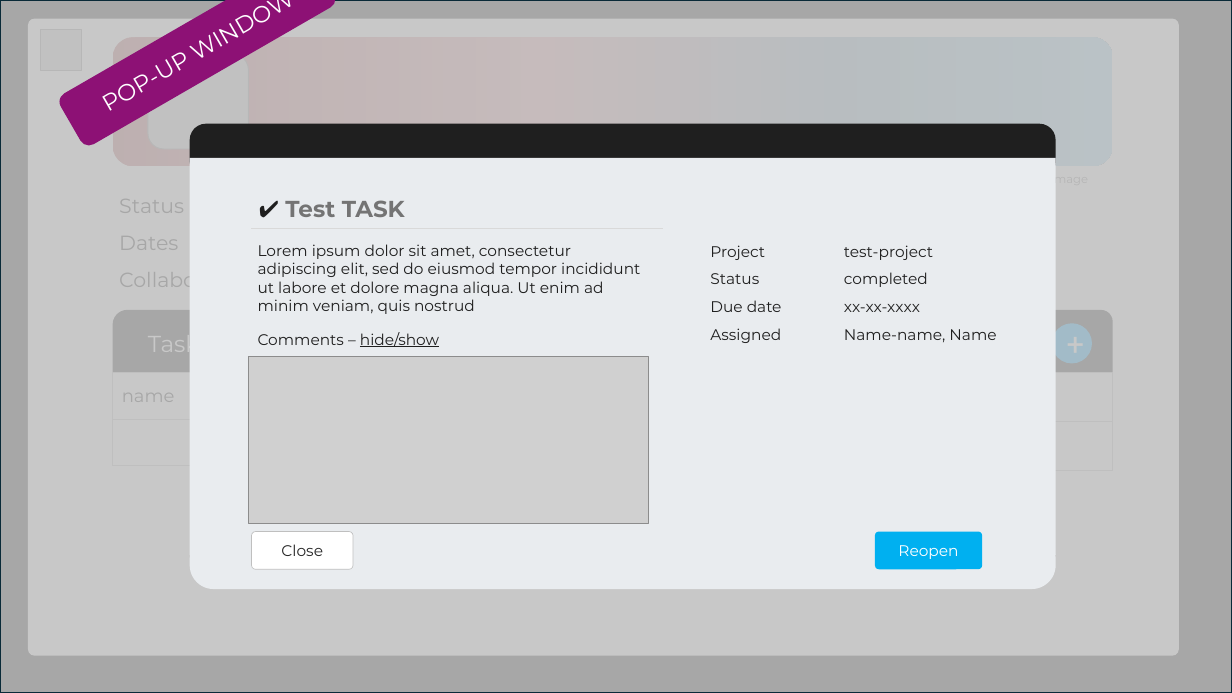
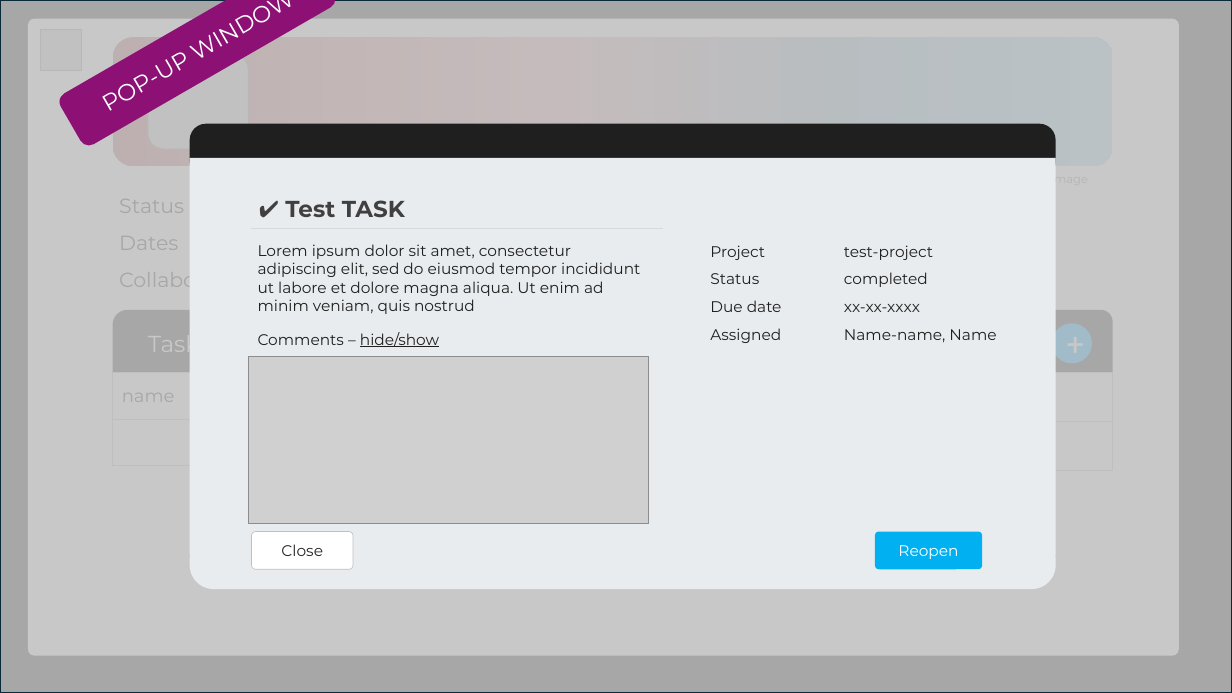
Before and after one commit to oiivantsov/porject-manager, a slide deck: slide 13 of frontend/uidesign.pptx. Drawn at 1232x693 pixels with LibreOffice and Linux fonts; fonts in the diff are those of the drawing; grey boxes stand for pictures. Boxes give left, top, right and bottom in pixels: in the first picture for what was removed or moved away, otherwise in the second. Text is boxed around its words. In the diff, an @@ line names an element or a change of style, - is before the commit and + after.

```diff
--- a/frontend/uidesign.pptx
+++ b/frontend/uidesign.pptx
@@ text "✔️ Test TASK" at (285,200,405,218): text colour #1F1F1F to #404040 in "✔️"; text colour #747474 to #404040 in "Test TASK" @@
```
Also in this commit, not shown: 6 other slides changed.
